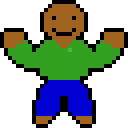
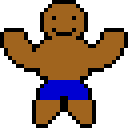
Layer changes from the first 128x128 image to the second:
painted on "Outline" over [92,48,96,52]
painted on "Features" over [8,40,120,116]
